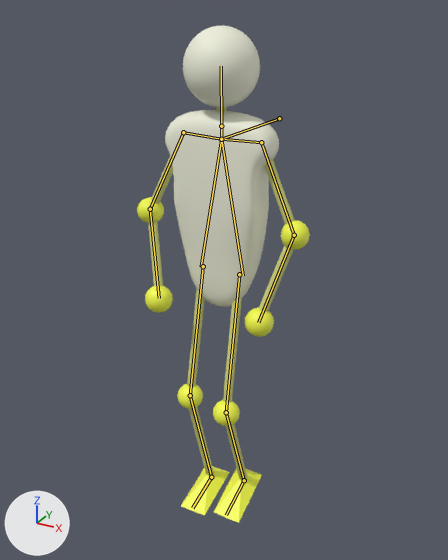
One commit to the Blender file examples/third_person_camera/data/avatar/avatar.blend: the scene before it, then after it.
Before and after are seen from a camera (50 mm lens) standing at (1.074, -1.934, 2.05) and looking at (0.014, -0.009, 1.087). Arrows for +X, +Y and +Z are at lower left; the lights stay in place. Both versions are drawn at frame 15 of the action 'walk'; the numbers are the values there. The bones that bend it are drawn over the model as lines.

In view in the first picture: 'Corpse'.
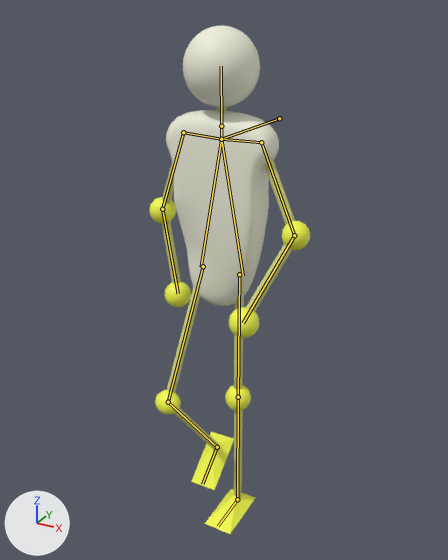
The edits, one by one:
Bone 'Arm1.L' (bone_arm1_l) turns from (2, -2, -66) to (10, -6, -62) degrees about its own x, y and z.
Bone 'Arm2.L' (bone_arm2_l) turns from (12, 3, -39) to (17, 6, -47) degrees about its own x, y and z.
Bone 'Arm1.R' (bone_arm1_r) turns from (4, 3, 64) to (-4, -1, 68) degrees about its own x, y and z.
Bone 'Arm2.R' (bone_arm2_r) turns from (13, -4, 42) to (8, -2, 34) degrees about its own x, y and z.
Bone 'Leg1.L' (bone_leg1_l) turns from (15, 0, 2) to (0, 0, 0) degrees about its own x, y and z.
Bone 'Leg2.L' (bone_leg2_l) turns from (-37, -1, -4) to (0, 0, 0) degrees about its own x, y and z.
Bone 'Leg1.R' (bone_leg1_r) turns from (10, 0, -1) to (25, 1, -4) degrees about its own x, y and z.
Bone 'Leg2.R' (bone_leg2_r) turns from (-25, 1, 3) to (-62, 4, 6) degrees about its own x, y and z.

Changed parts and their boxes (x1, y1, x2, y2) in the pictures (448 x 560 px):
'Corpse', posed (7% narrower)
    before: (137, 26, 310, 523)
    after: (149, 26, 310, 534)
bone 'Arm2.L', root to tip
    before: (294, 235) to (258, 322)
    after: (294, 235) to (243, 323)
bone 'Arm1.R', root to tip
    before: (183, 132) to (150, 209)
    after: (183, 132) to (162, 209)
bone 'Arm2.R', root to tip
    before: (150, 209) to (159, 298)
    after: (162, 209) to (178, 293)
bone 'Leg1.L', root to tip
    before: (239, 274) to (226, 412)
    after: (239, 274) to (238, 397)
bone 'Leg2.L', root to tip
    before: (226, 412) to (244, 480)
    after: (238, 397) to (237, 499)
bone 'Leg1.R', root to tip
    before: (203, 266) to (190, 395)
    after: (203, 266) to (168, 402)
bone 'Leg2.R', root to tip
    before: (190, 395) to (211, 477)
    after: (168, 402) to (217, 447)
